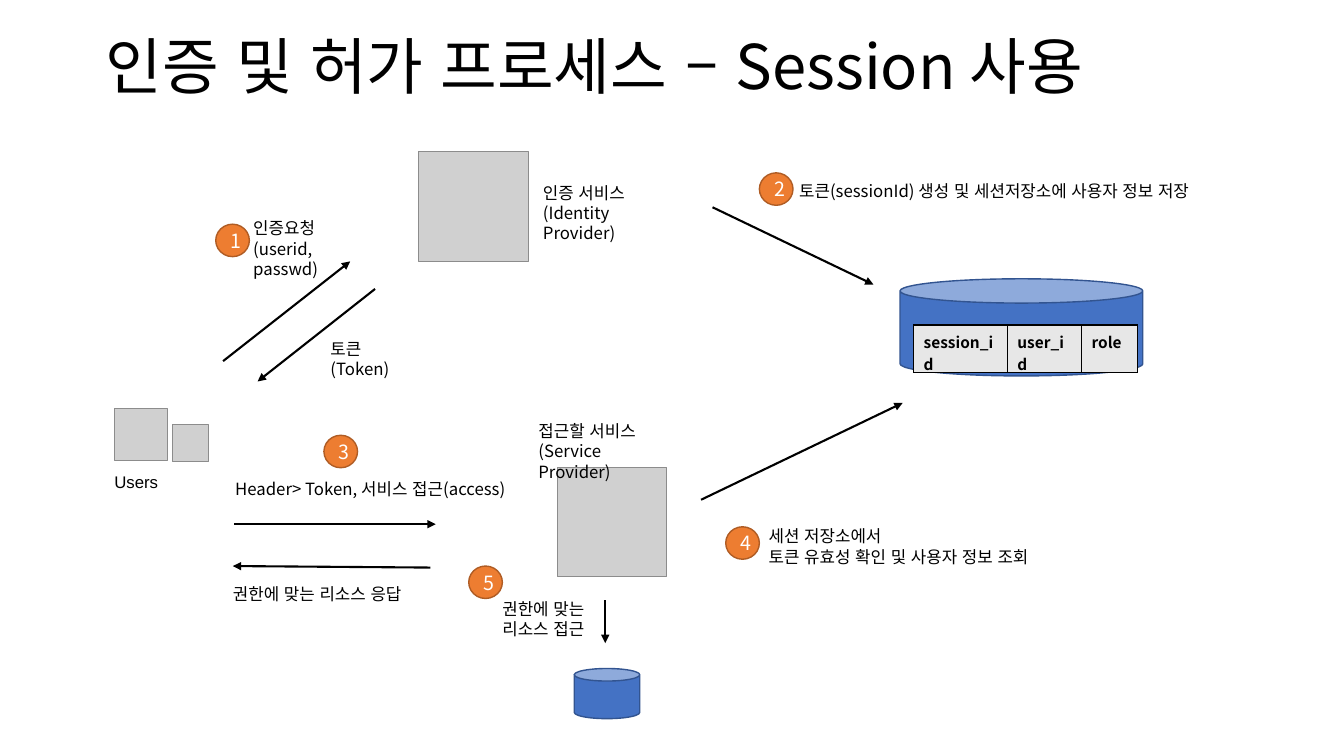
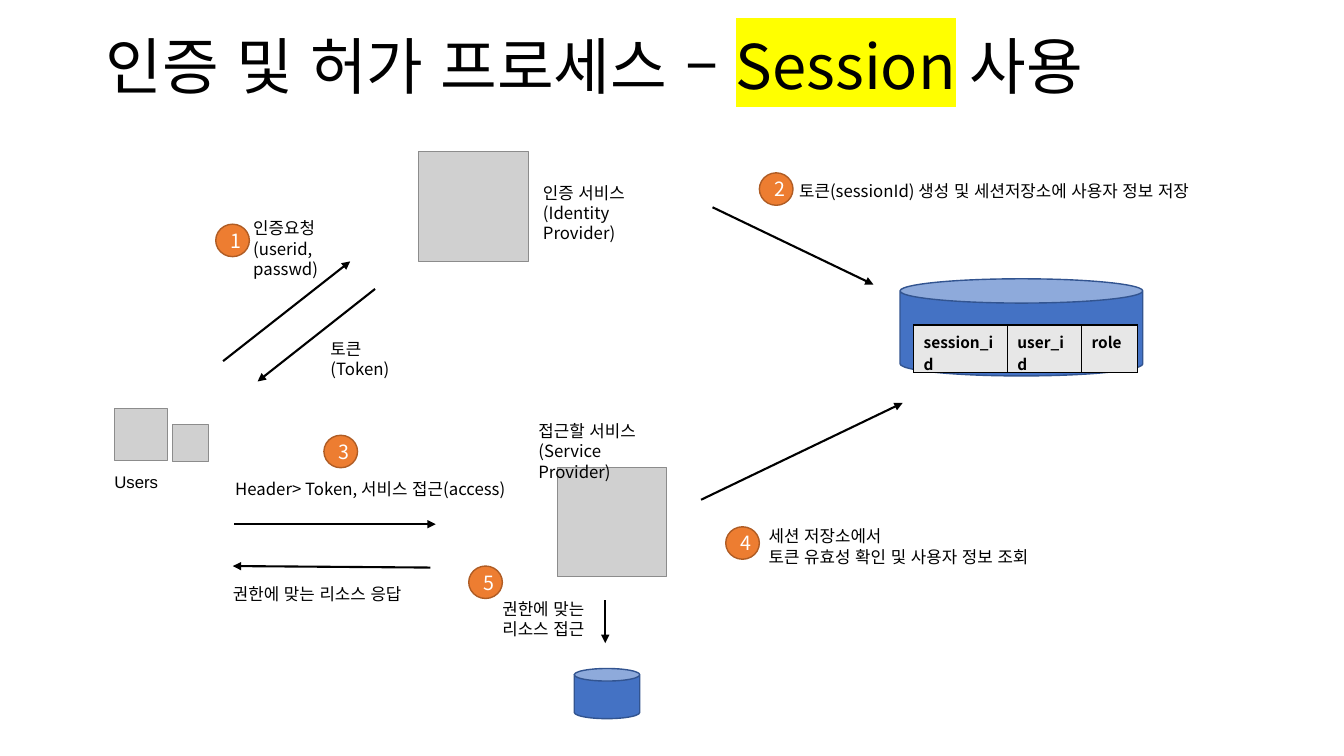
Before and after one commit to happyjane210/GIT2021-working, a slide deck: slide 3 of 9-project/ppt/플젝 3. 인증, 허가, 세션.pptx. Drawn at 1344x756 pixels with LibreOffice and Linux fonts; fonts in the diff are those of the drawing; grey boxes stand for pictures. Boxes give left, top, right and bottom in pixels: in the first picture for what was removed or moved away, otherwise in the second. Text is boxed around its words. In the diff, an @@ line names an element or a change of style, - is before the commit and + after.

```diff
--- a/9-project/ppt/플젝 3. 인증, 허가, 세션.pptx
+++ b/9-project/ppt/플젝 3. 인증, 허가, 세션.pptx
@@ title "인증 및 허가 프로세스 – ..." at box(106, 38, 1083, 94): highlight none to #FFFF00 in "Session" @@
```
Also in this commit, not shown: 1 other slide changed, 5 other files.
